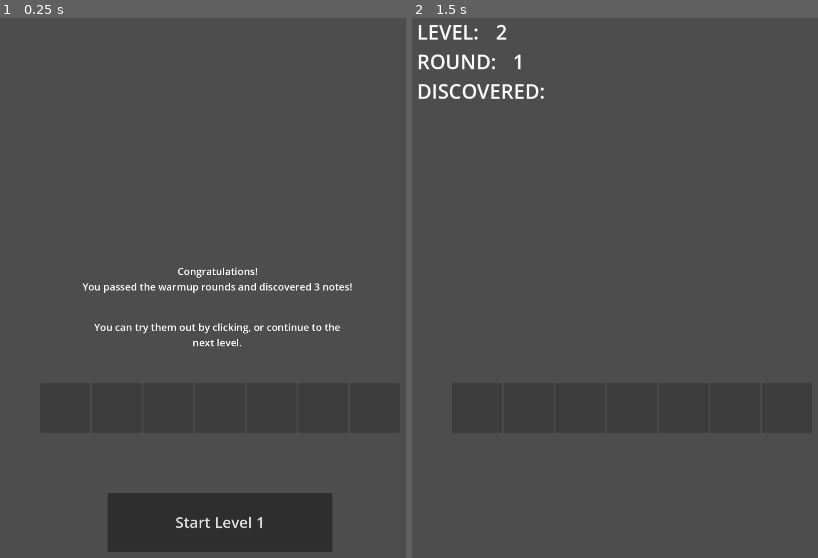
Above: before the commit, frames 1-2 (left to right).
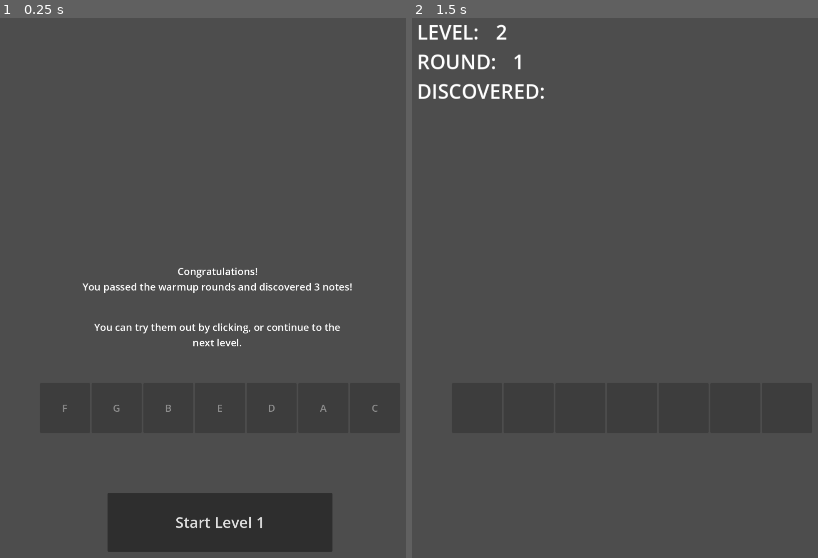
Above: after the commit, the same moments.

Repository: nenomancer/chromatone
Game: Godot game, scene res://scenes/dialogue.tscn
Same seed, same stepped clock (60 frames per second), same inputs: the game is played once before the commit and once after it. The project has no main scene, so this scene is started directly.
Inputs:
- Up to frame 1 (0.25 s): no input
- Up to frame 2 (1.5 s): click "Start Level 1" at 0.5 s; tap Enter at 1.25 s

The runs differ from the first frame. In frame 1, less than 0.1% of the frame differs, in the area x 15-94%, y 71-73%; in frame 2, nothing differs.

Commit message:
enable discovered notes on dialogue scene

Diff:
--- a/scripts/dialogue.gd
+++ b/scripts/dialogue.gd
@@ -33,9 +33,11 @@
 	var buttons_ui = GameManager.BUTTONS_UI.instantiate()
 	add_child(buttons_ui)
 	buttons_ui.note_selected.connect(on_dialogue_press)
+	buttons_ui.assign_color_to_buttons(func(note): return note in GameManager.discovered_notes)
+
 	#buttons_ui.disable_buttons()
-	buttons_ui.enable_buttons()
-	buttons_ui.enable_discovered_buttons()
+	#buttons_ui.enable_buttons()
+	#buttons_ui.enable_discovered_buttons()
 
 func on_dialogue_press(note) -> void:
 	print("PRESSING NOTE: ")
